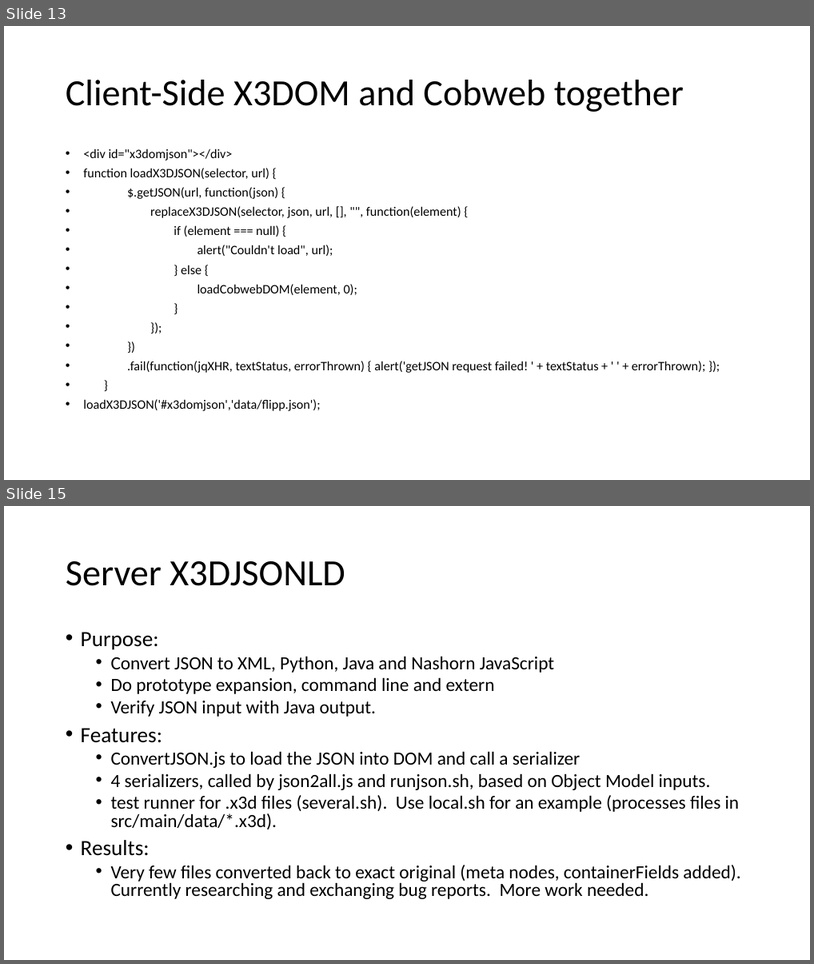
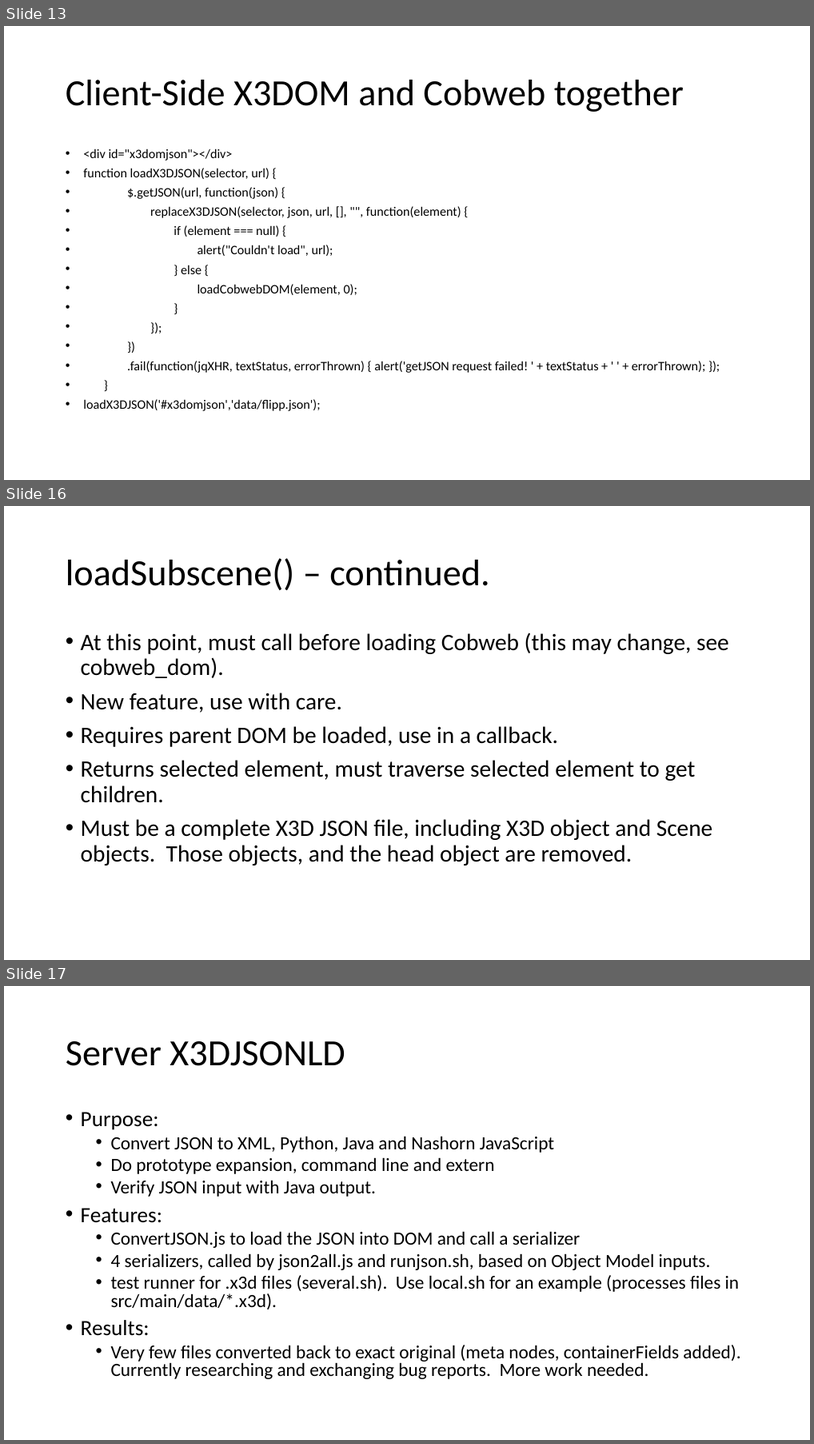
Before and after one commit to coderextreme/X3DJSONLD, a slide deck: doc/X3DJSONLoaderTutorial.pptx. Shown one above the other, each under a label of ours: slides 13 and 15 before the commit, slides 13, 16 and 17 after it; the slides between them are not shown. The pictures are 814x964 and 814x1444 pixels, drawn with LibreOffice and Linux fonts; fonts in the diff are those of the drawing. Boxes give left, top, right and bottom in pixels: in the first picture for what was removed or moved away, otherwise in the second. Text is boxed around its words. In the diff, an @@ line names an element or a change of style, - is before the commit and + after.

Commit message:
Changed documentation, worked on subscenes.

```diff
--- a/doc/X3DJSONLoaderTutorial.pptx
+++ b/doc/X3DJSONLoaderTutorial.pptx
@@ slide 16 added at <box>4,506,810,960</box>, background #FFFFFF @@
@@ title added at <box>66,558,490,591</box>, 44 pt, text #000000 @@
+loadSubscene() – continued.
@@ text added at <box>81,632,730,865</box>, 28 pt, text #000000 @@
+• At this point, must call before loading Cobweb (this may change, see cobweb_dom).
+• New feature, use with care.
+• Requires parent DOM be loaded, use in a callback.
+• Returns selected element, must traverse selected element to get children.
+• Must be a complete X3D JSON file, including X3D object and Scene objects. Those objects, and the head object are removed.
@@ what was slide 15 is now slide 17 @@
```
Also in this commit, not shown: 2 slides changed, 1 other slide added, 3 other files.
